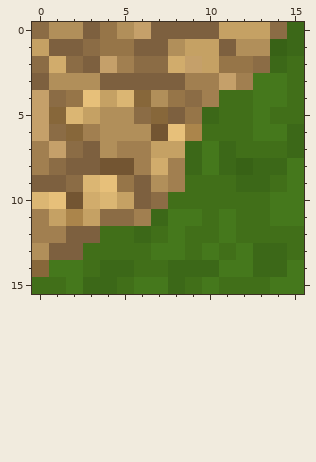
Two states of a pixel-art sprite, textures/mypaths_dirt_road_side_angle.png. That is the earlier state.
The file is 16x16 pixels. Colours within 5 levels of each other are drawn and written as one.
After:
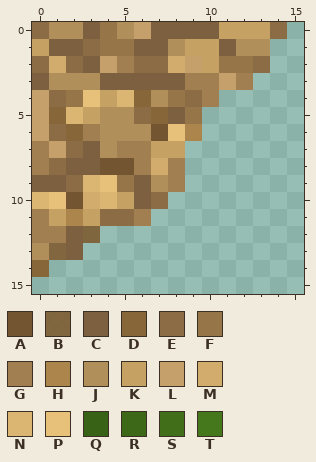
Palette (. is transparent): A #735532  B #80633bf6  C #7d603f  D #87673a  E #8b6c45  F #967548  G #a17f50  H #ab854b  J #b18f5a  K #c5a164  L #c5a06a  M #d1ac6c  N #dbb673  P #e7c07a  Q #386216  R #3c6818  S #416f19  T #45781c
The edit:
Colour C becomes colour B in row 12 at x 3; in row 13 at x 1.
The edit erases colour Q in row 1 at x 14; in row 8 at x 12.
The edit erases colour R in rows 0 to 1 at x 15; in row 2 at x 14; in row 5 at x 10; in row 6 at x 15; in row 7 at x 9, 11 and 15; in row 8 at x 9, 11 and 13 to 14.
The edit erases colour R in row 9 at x 12 to 13; in row 11 at x 7; in row 12 at x 6; in row 13 at x 13 to 14; in row 14 at x 4 to 5, 8 to 10 and 13 to 14; in row 15 at x 3 to 4 and 8.
The edit erases colour S in rows 2 to 3 at x 15; in row 4 at x 11 to 12 and 15; in row 5 at x 11 to 12 and 14 to 15; in row 6 at x 10 to 12; in row 7 at x 12 to 14; in row 9 at x 9 to 11 and 14.
The edit erases colour S in row 10 at x 8 to 13; in row 11 at x 10 and 12 to 13; in row 12 at x 4 to 5, 7, 9 to 10 and 12 to 15; in row 13 at x 3 to 6, 9, 11 and 15; in row 14 at x 3 and 6 to 7; in row 15 at x 0 to 1, 5, 9 and 11 to 13.
The edit erases colour T in rows 3 to 4 at x 13 to 14; in row 5 at x 13; in row 6 at x 13 to 14; in row 7 at x 10; in row 8 at x 10 and 15; in row 9 at x 15.
The edit erases colour T in row 10 at x 14 to 15; in row 11 at x 8 to 9, 11 and 14 to 15; in row 12 at x 8 and 11; in row 13 at x 7 to 8, 10 and 12; in row 14 at x 1 to 2, 11 to 12 and 15; in row 15 at x 2, 6 to 7, 10 and 14 to 15.
